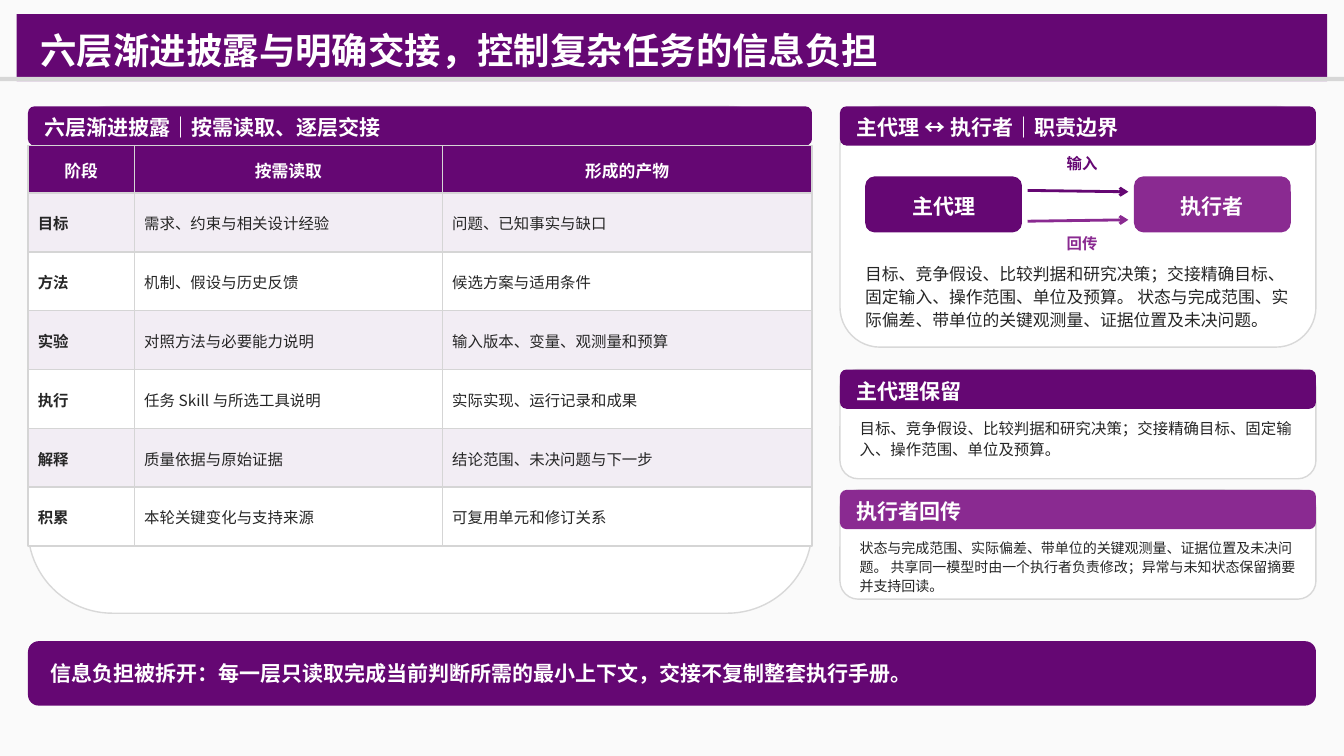
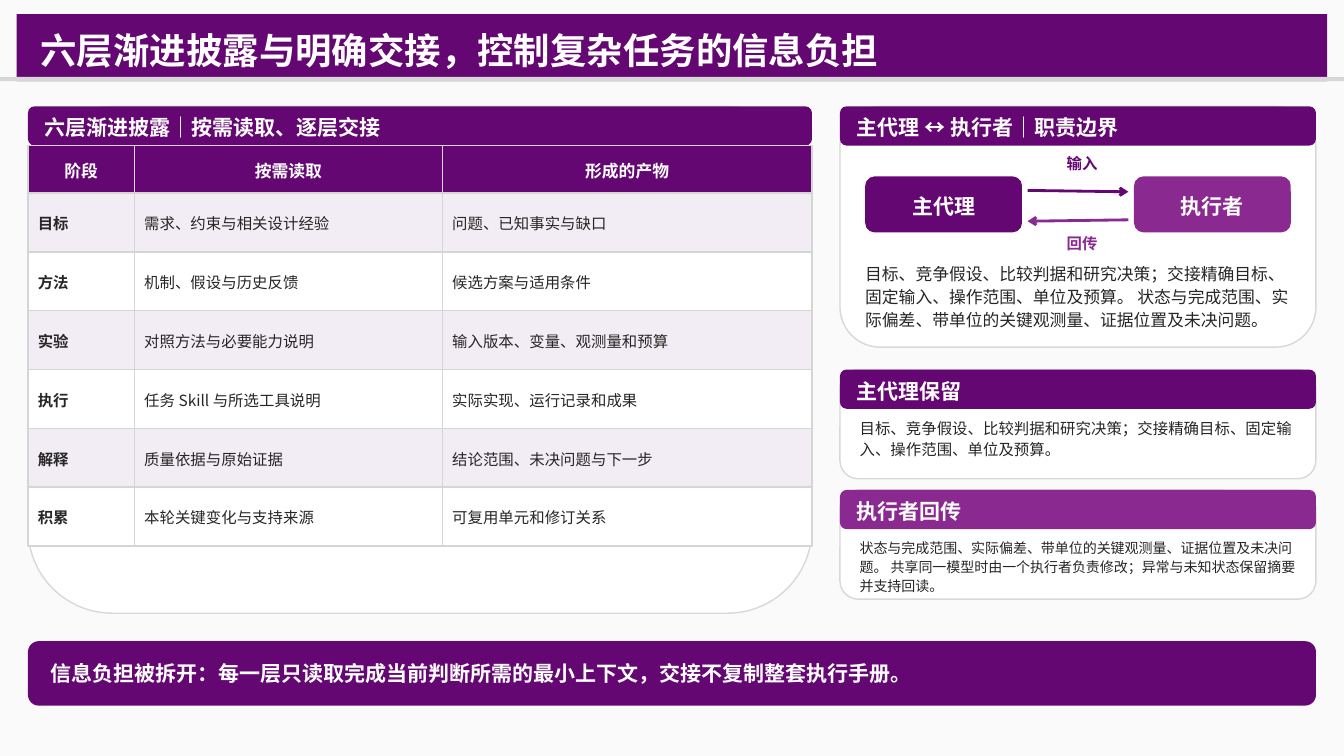
Before and after one commit to TuKJet/EDS-Agent, a slide deck: slide 9 of EDS-Agent_架构设计与RSI.pptx. Drawn at 1344x756 pixels with LibreOffice and Linux fonts; fonts in the diff are those of the drawing. Boxes give left, top, right and bottom in pixels: in the first picture for what was removed or moved away, otherwise in the second. Text is boxed around its words. In the diff, an @@ line names an element or a change of style, - is before the commit and + after.

```diff
--- a/EDS-Agent_架构设计与RSI.pptx
+++ b/EDS-Agent_架构设计与RSI.pptx
@@ freeform shape at (x1=1027, y1=220, x2=1128, y2=221): rotation 0 to 180 degrees; outline redrawn @@
```
Also in this commit, not shown: 48 other files.
